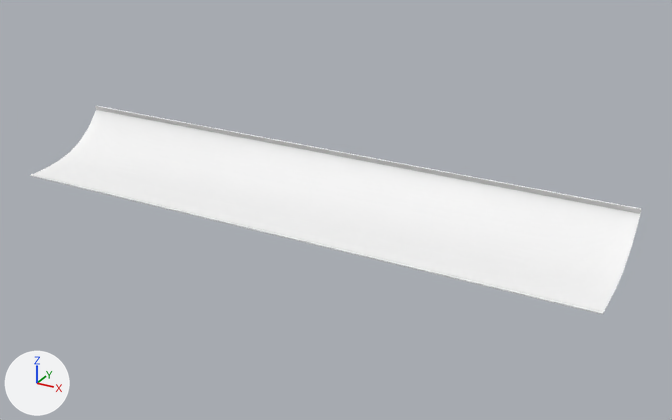
One commit to the glTF model assets/models/shop_assets/umbrella_3.glb: the scene before it, then after it.
Rendered twice from a camera (50 mm lens) standing at (3.4, -7.87, 6.63) and looking at (-0.5, -0.79, 3.09). The axes (+X, +Y, +Z) are drawn at lower left. The lights are the same throughout.

In view in the first picture: 'umbrella_3'.
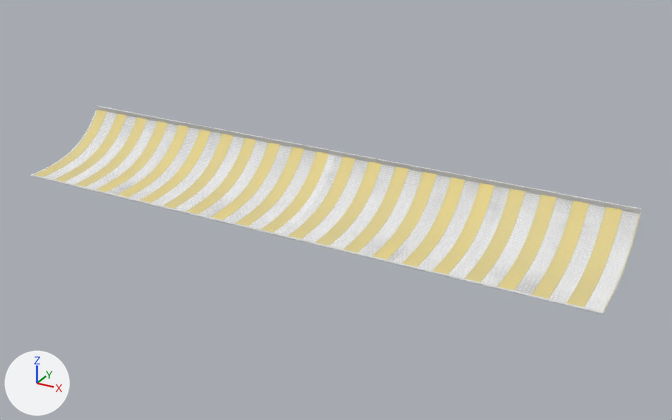
Where the change shows, as pixel boxes [x1, y1, x2, y2] in the pictures (672 x 420 px):
'umbrella_3', surface changed
    both: [31, 106, 641, 314]

Edits to the bpy script that builds the scene:
```text
Add img_umbrella_3_color:
    img_umbrella_3_color = load_image('umbrella_3_color', '_unpacked/umbrella_3_color', 1024, 1024, 'sRGB')
Change mat_umbrella_3_mat:
    where n0 = _N.new('ShaderNodeBsdfPrincipled'); n0.name = 'Principled BSDF'
    n0.inputs[2].default_value: 0.494 -> 0.708  # 'Roughness'
    where n2 = _N.new('ShaderNodeTexImage'); n2.name = 'Image Texture'
    remove n3 = _N.new('ShaderNodeNormalMap'); n3.name = 'Normal Map'
    remove n3.uv_map = 'UVMap'
    remove n4 = _N.new('ShaderNodeTexImage'); n4.name = 'Image Texture.001'
    remove n4.image = img_umbrella_3_normal
    n2.image: img_umbrella_3_ao -> img_umbrella_3_color
    remove _L.new(n3.outputs[0], n0.inputs[5])  # 'Normal' to 'Normal'
    remove _L.new(n4.outputs[0], n3.inputs[1])  # 'Color' to 'Color'
```
